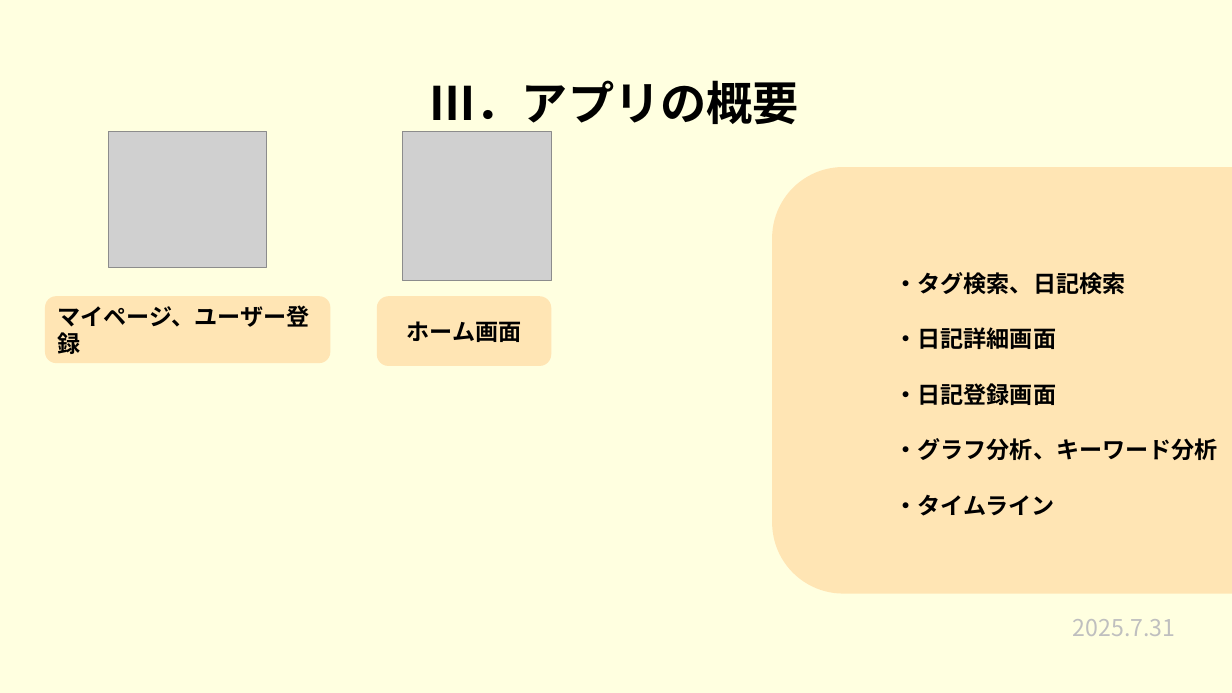
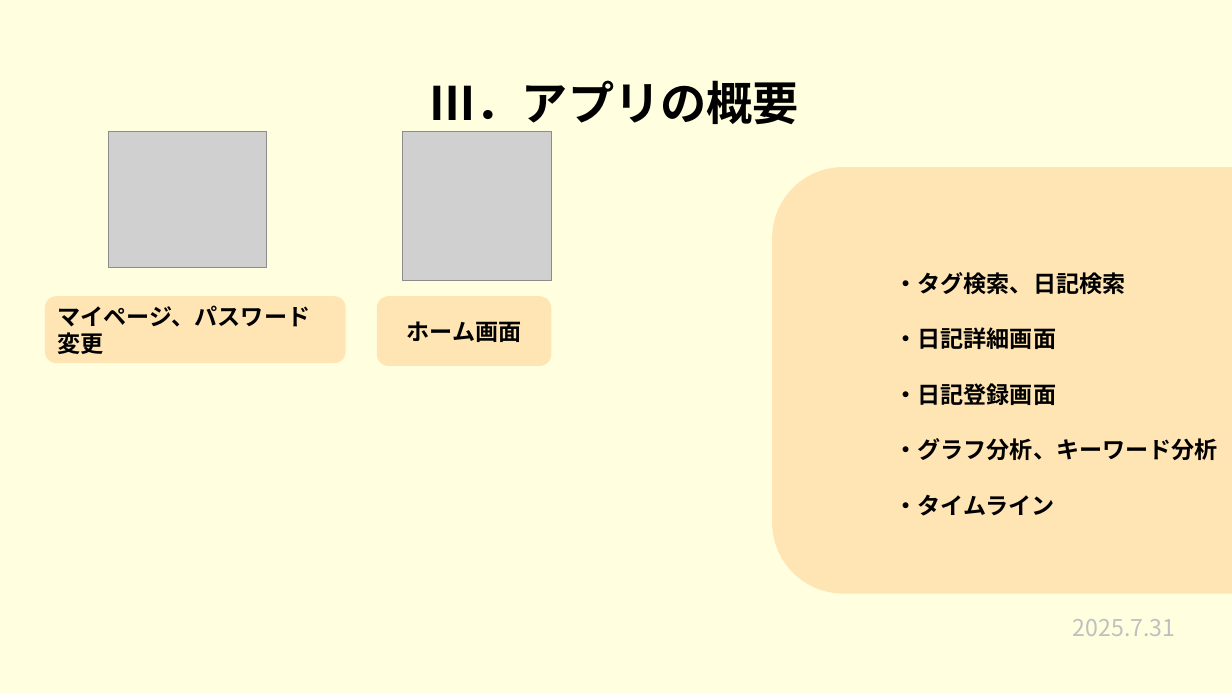
Before and after one commit to plusdojo2025/a2-7, a slide deck: slide 5 of 発表準備/7月成果発表会.pptx. Drawn at 1232x693 pixels with LibreOffice and Linux fonts; fonts in the diff are those of the drawing; grey boxes stand for pictures. Boxes give left, top, right and bottom in pixels: in the first picture for what was removed or moved away, otherwise in the second. Text is boxed around its words. In the diff, an @@ line names an element or a change of style, - is before the commit and + after.

```diff
--- a/発表準備/7月成果発表会.pptx
+++ b/発表準備/7月成果発表会.pptx
@@ rounded rectangle "マイページ、パスワード変更" resized from (x1=45, y1=297, x2=331, y2=363) to (x1=45, y1=297, x2=346, y2=363) @@
@@ text in rounded rectangle at (x1=57, y1=305, x2=310, y2=354): text changed @@
-マイページ、ユーザー登録
+マイページ、パスワード変更
```
